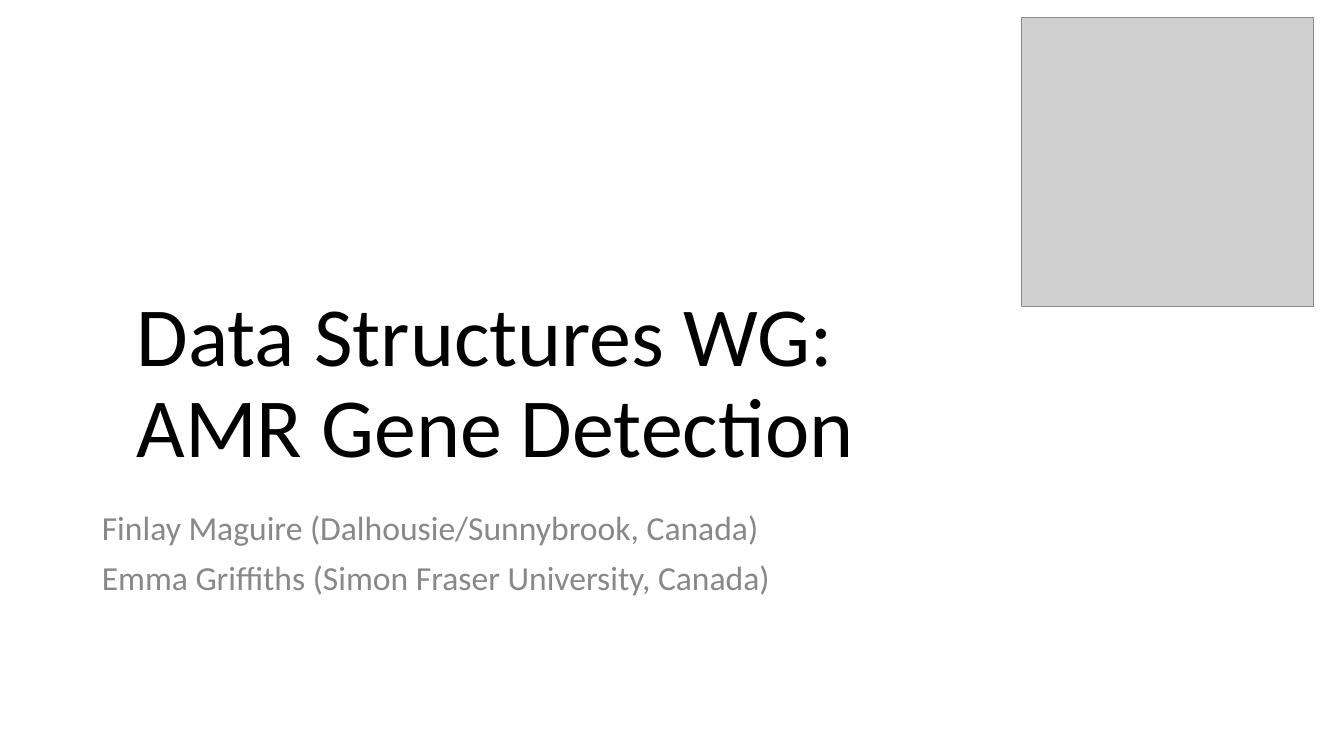
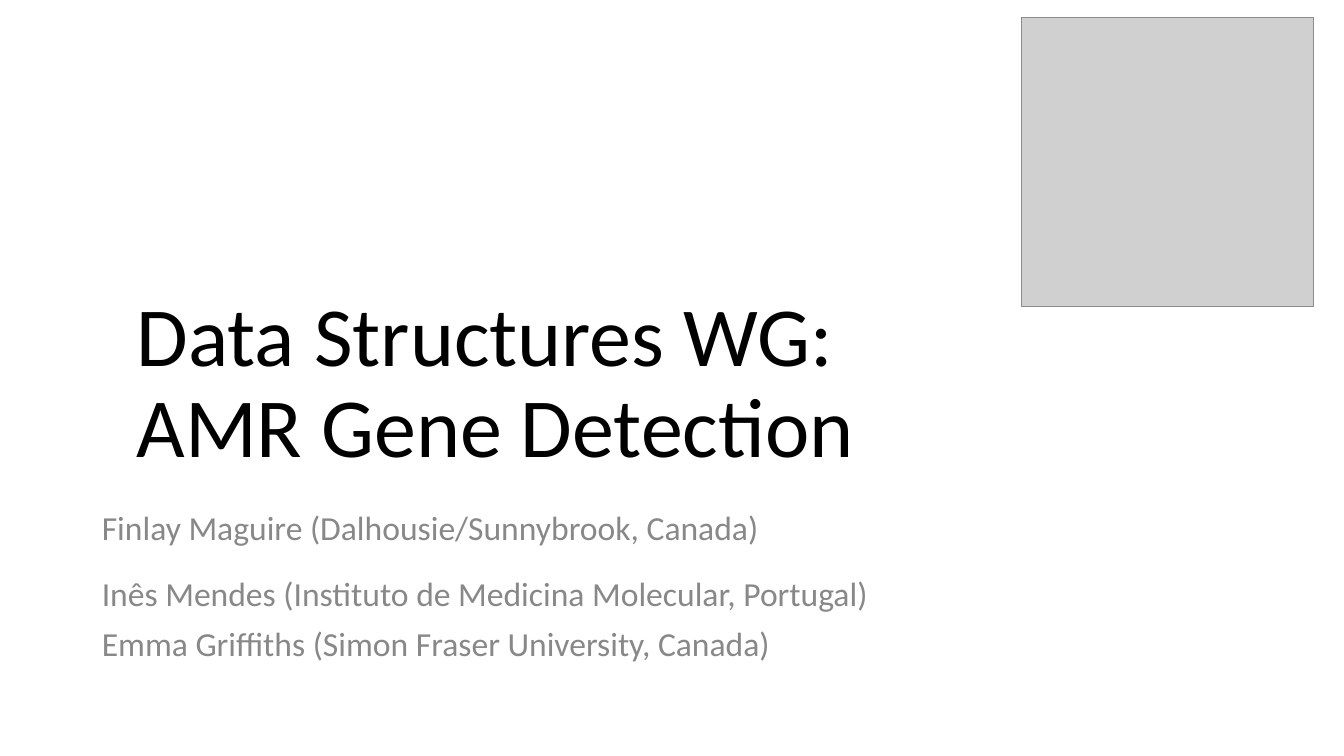
Before and after one commit to pha4ge/hAMRonization, a slide deck: slide 1 of docs/subgrant/PHA4GE_AMR_SubGrant_Orientation.pptx. Drawn at 1344x756 pixels with LibreOffice and Linux fonts; fonts in the diff are those of the drawing; grey boxes stand for pictures; background and template pictures are left out. Boxes give left, top, right and bottom in pixels: in the first picture for what was removed or moved away, otherwise in the second. Text is boxed around its words. In the diff, an @@ line names an element or a change of style, - is before the commit and + after.

Commit message:
Add final slides

```diff
--- a/docs/subgrant/PHA4GE_AMR_SubGrant_Orientation.pptx
+++ b/docs/subgrant/PHA4GE_AMR_SubGrant_Orientation.pptx
@@ text at box(102, 581, 867, 612): paragraph added @@
+Inês Mendes (Instituto de Medicina Molecular, Portugal)
```
Also in this commit, not shown: 1 other slide changed, 1 slide added.
